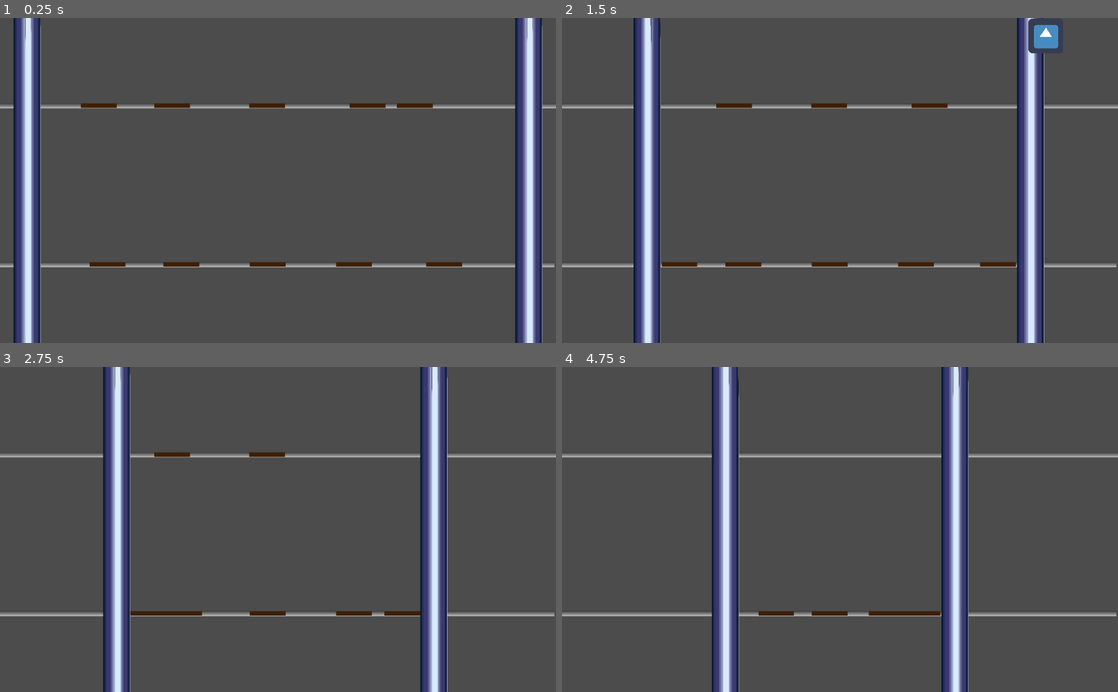
Above: before the commit, frames 1-4 (two rows, left to right).
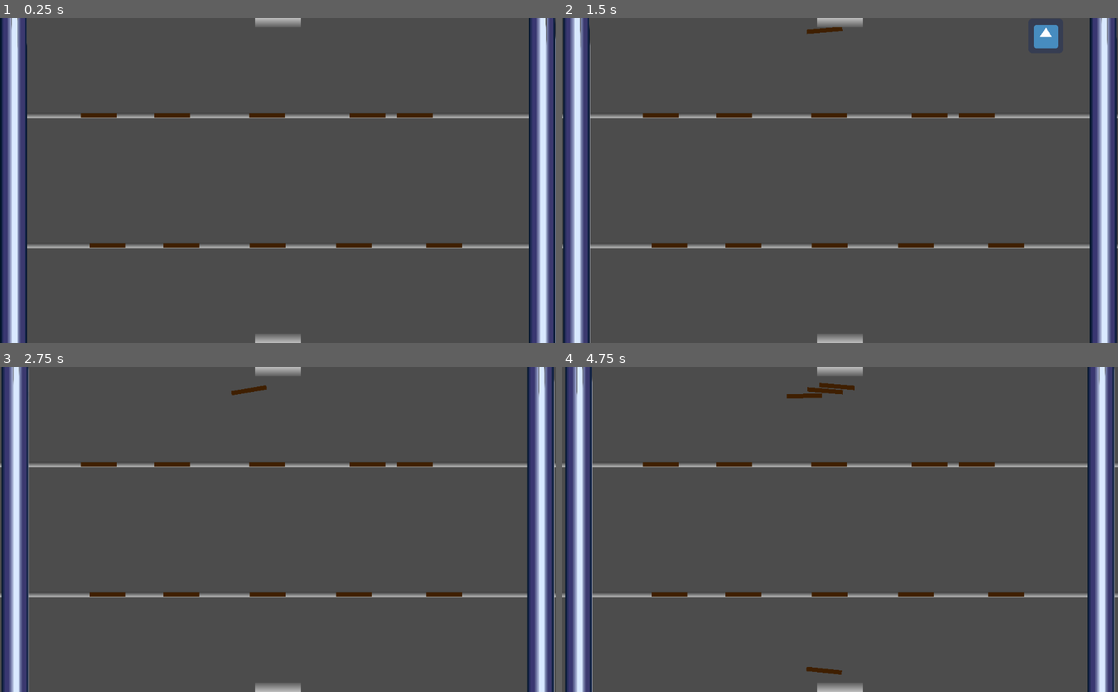
Above: after the commit, the same moments.

Repository: hgcummings/garbage-crusher
Game: Godot game, scene res://Main.tscn
Two runs of this game, one before a commit and one after it. Both use one fixed random seed, a clock stepped at 60 frames per second and the inputs below. The engine's default icon, where the game draws it, is replaced by a stand-in: a white triangle on a blue panel in a dark square.
Inputs (mouse positions are in pixels of both pictures, inside the frame that each line leads up to):
- Up to frame 1 (0.25 s): no input
- Up to frame 2 (1.5 s): move the mouse to (662, 105) at 0.52 s; hold D 0.53-1.28 s; click (662, 105) at 0.67 s; move the mouse to (979, 105) at 1.27 s; hold S from 1.28 s (still down); click (979, 105) at 1.42 s
- Up to frame 3 (2.75 s): move the mouse to (366, 454) at 2.02 s; release S at 2.03 s; hold D from 2.03 s (still down); click (366, 454) at 2.17 s
- Up to frame 4 (4.75 s): move the mouse to (734, 454) at 2.77 s; release D at 2.78 s; hold W 2.78-3.53 s; click (734, 454) at 2.92 s; move the mouse to (828, 454) at 3.52 s; hold A from 3.53 s (still down); click (828, 454) at 3.67 s; move the mouse to (734, 614) at 4.27 s; click (734, 614) at 4.42 s

The runs differ from the first frame. In frame 1, 19% of the frame differs, in the area x 0-100%, y 0-100%; in frame 2, 24%; in frame 3, 25%; in frame 4, 25%.

Commit message:
Add spawning of sticks and wall acceleration

Diff:
--- a/Channel.tscn
+++ b/Channel.tscn
@@ -8,10 +8,8 @@
 [node name="Channel" type="Area2D"]
 
 [node name="CollisionShape2D" type="CollisionShape2D" parent="."]
-position = Vector2( 512, 5 )
 shape = SubResource( 1 )
 
 [node name="Sprite" type="Sprite" parent="."]
-position = Vector2( 511.75, 5 )
 scale = Vector2( 1024.5, 0.5 )
 texture = ExtResource( 1 )
--- /dev/null
+++ b/Chute.gd
@@ -0,0 +1,23 @@
+extends StaticBody2D
+
+const FloorStick = preload("res://FloorStick.tscn")
+var rng = RandomNumberGenerator.new()
+
+const avg_spawn_interval_s = 3
+var y_direction
+
+# Called when the node enters the scene tree for the first time.
+func _ready():
+	rng.randomize()
+	y_direction = ((get_viewport_rect().size / 2) - self.position).normalized().y
+	print(y_direction)
+
+
+# Called every frame. 'delta' is the elapsed time since the previous frame.
+func _process(delta):
+	if rng.randf() < (delta / avg_spawn_interval_s):
+		var new_stick = FloorStick.instance() as RigidBody2D
+		new_stick.position = self.position
+		new_stick.angular_velocity = rng.randf_range(-0.5, 0.5)
+		new_stick.linear_velocity = Vector2(rng.randf_range(-100, 100), rng.randf_range(50, 150) * y_direction)
+		get_tree().get_root().add_child(new_stick)
--- /dev/null
+++ b/Chute.tscn
@@ -0,0 +1,28 @@
+[gd_scene load_steps=5 format=2]
+
+[ext_resource path="res://Chute.gd" type="Script" id=1]
+
+[sub_resource type="RectangleShape2D" id=1]
+extents = Vector2( 42, 8.5 )
+
+[sub_resource type="Gradient" id=2]
+colors = PoolColorArray( 0.376471, 0.376471, 0.376471, 1, 0.752941, 0.752941, 0.752941, 1 )
+
+[sub_resource type="GradientTexture" id=3]
+gradient = SubResource( 2 )
+width = 200
+
+[node name="Chute" type="StaticBody2D"]
+z_index = 100
+collision_layer = 128
+script = ExtResource( 1 )
+
+[node name="CollisionShape2D" type="CollisionShape2D" parent="."]
+position = Vector2( 0, 8.5 )
+shape = SubResource( 1 )
+
+[node name="Sprite" type="Sprite" parent="."]
+position = Vector2( 1.92597e-08, 8.44061 )
+rotation = -1.5708
+scale = Vector2( 0.0841608, 83.3791 )
+texture = SubResource( 3 )
--- a/FloorStick.tscn
+++ b/FloorStick.tscn
@@ -10,9 +10,11 @@
 [sub_resource type="GradientTexture" id=3]
 gradient = SubResource( 2 )
 
-[node name="ChannelStick" type="RigidBody2D"]
+[node name="FloorStick" type="RigidBody2D"]
 collision_layer = 512
-collision_mask = 512
+collision_mask = 768
+linear_damp = 1.0
+angular_damp = 1.0
 
 [node name="CollisionShape2D" type="CollisionShape2D" parent="."]
 shape = SubResource( 1 )
--- a/Main.gd
+++ b/Main.gd
@@ -22,7 +22,6 @@
 		return
 
 	var stress = $LeftWall.stress / braced_channels.size()
-	print(stress)
 
 	for channel_group in braced_channels:
 		var broke = false
--- a/Main.tscn
+++ b/Main.tscn
@@ -1,19 +1,20 @@
-[gd_scene load_steps=6 format=2]
+[gd_scene load_steps=7 format=2]
 
 [ext_resource path="res://Wall.tscn" type="PackedScene" id=1]
 [ext_resource path="res://Channel.tscn" type="PackedScene" id=2]
 [ext_resource path="res://Player.tscn" type="PackedScene" id=3]
 [ext_resource path="res://ChannelStick.tscn" type="PackedScene" id=4]
 [ext_resource path="res://Main.gd" type="Script" id=5]
+[ext_resource path="res://Chute.tscn" type="PackedScene" id=6]
 
 [node name="Node2D" type="Node2D"]
 script = ExtResource( 5 )
 
 [node name="Channel" parent="." instance=ExtResource( 2 )]
-position = Vector2( 1, 157 )
+position = Vector2( 512, 180 )
 
 [node name="Channel2" parent="." instance=ExtResource( 2 )]
-position = Vector2( -3, 450 )
+position = Vector2( 512, 420 )
 
 [node name="LeftWall" parent="." instance=ExtResource( 1 )]
 
@@ -25,51 +26,58 @@
 position = Vector2( 516, -67 )
 
 [node name="Stick" parent="." groups=["channel_1"] instance=ExtResource( 4 )]
-position = Vector2( 182, 162 )
+position = Vector2( 182, 180 )
 collision_layer = 1024
 collision_mask = 1280
 
 [node name="Stick2" parent="." groups=["channel_1"] instance=ExtResource( 4 )]
-position = Vector2( 764, 162 )
+position = Vector2( 764, 180 )
 collision_layer = 1024
 collision_mask = 1280
 
 [node name="Stick3" parent="." groups=["channel_1"] instance=ExtResource( 4 )]
-position = Vector2( 677, 162 )
+position = Vector2( 677, 180 )
 collision_layer = 1024
 collision_mask = 1280
 
 [node name="Stick4" parent="." groups=["channel_1"] instance=ExtResource( 4 )]
-position = Vector2( 317, 162 )
+position = Vector2( 317, 180 )
 collision_layer = 1024
 collision_mask = 1280
 
 [node name="Stick5" parent="." groups=["channel_1"] instance=ExtResource( 4 )]
-position = Vector2( 492, 162 )
+position = Vector2( 492, 180 )
 collision_layer = 1024
 collision_mask = 1280
 
 [node name="Stick6" parent="." groups=["channel_2"] instance=ExtResource( 4 )]
-position = Vector2( 198, 455 )
+position = Vector2( 198, 420 )
 collision_layer = 2048
 collision_mask = 2304
 
 [node name="Stick7" parent="." groups=["channel_2"] instance=ExtResource( 4 )]
-position = Vector2( 493, 455 )
+position = Vector2( 493, 420 )
 collision_layer = 2048
 collision_mask = 2304
 
 [node name="Stick8" parent="." groups=["channel_2"] instance=ExtResource( 4 )]
-position = Vector2( 334, 455 )
+position = Vector2( 334, 420 )
 collision_layer = 2048
 collision_mask = 2304
 
 [node name="Stick9" parent="." groups=["channel_2"] instance=ExtResource( 4 )]
-position = Vector2( 652, 455 )
+position = Vector2( 652, 420 )
 collision_layer = 2048
 collision_mask = 2304
 
 [node name="Stick10" parent="." groups=["channel_2"] instance=ExtResource( 4 )]
-position = Vector2( 818, 455 )
+position = Vector2( 818, 420 )
 collision_layer = 2048
 collision_mask = 2304
+
+[node name="Chute" parent="." instance=ExtResource( 6 )]
+position = Vector2( 512, 0 )
+
+[node name="Chute2" parent="." instance=ExtResource( 6 )]
+position = Vector2( 512, 600 )
+rotation = 3.14159
--- a/Wall.gd
+++ b/Wall.gd
@@ -2,6 +2,9 @@
 
 export var speed = 1
 
+const acceleration_rate = 0.1
+
+var acceleration
 var velocity
 var is_braced = false
 var stress = 0
@@ -9,9 +12,11 @@
 const channel_layers = [10,11]
 const wall_layer = 8
 
+
 # Called when the node enters the scene tree for the first time.
 func _ready():
-	velocity = Vector2(speed * 100, 0)
+	acceleration = speed * acceleration_rate
+	velocity = Vector2(speed, 0)
 	collision_layer = 0
 	self.set_collision_layer_bit(8, true)
 
@@ -21,6 +26,8 @@
 		self.set_collision_mask_bit(layer, true)
 
 func _physics_process(delta):
+	velocity.x += delta * acceleration
+
 	var chain = [self]
 
 	var chain_reaches_opposite_wall = false
--- a/Wall.tscn
+++ b/Wall.tscn
@@ -7,6 +7,7 @@
 extents = Vector2( 25, 300 )
 
 [node name="Wall" type="KinematicBody2D"]
+z_index = 50
 script = ExtResource( 2 )
 
 [node name="CollisionShape2D" type="CollisionShape2D" parent="."]
--- a/project.godot
+++ b/project.godot
@@ -20,6 +20,7 @@
 
 [layer_names]
 
+2d_physics/layer_8="Fixtures"
 2d_physics/layer_9="Walls"
 2d_physics/layer_10="Floor"
 2d_physics/layer_11="Channel 1"
